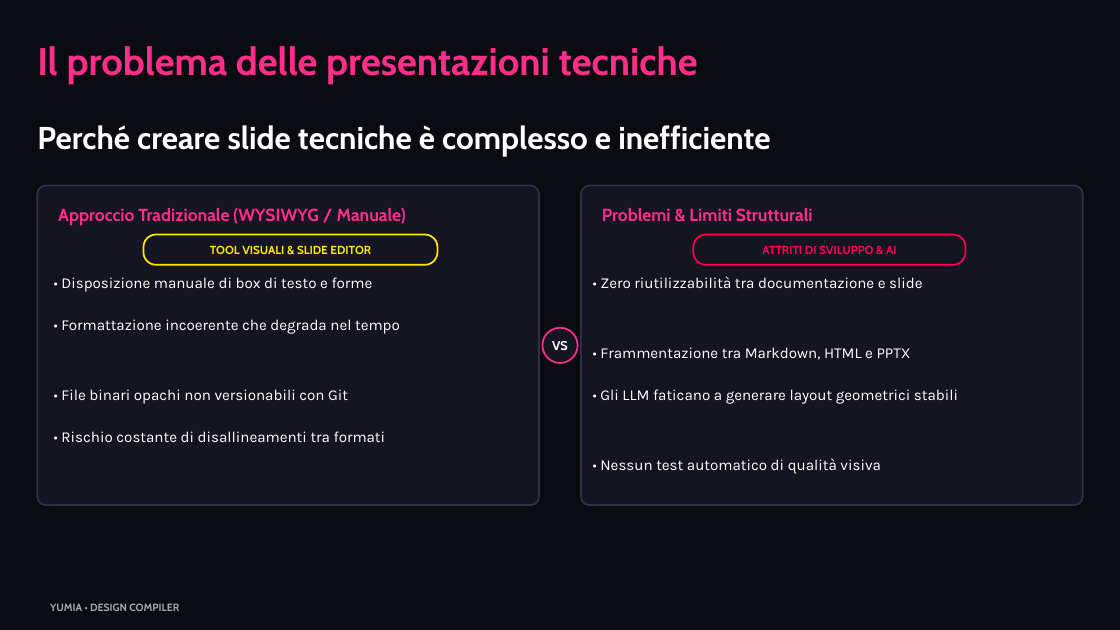
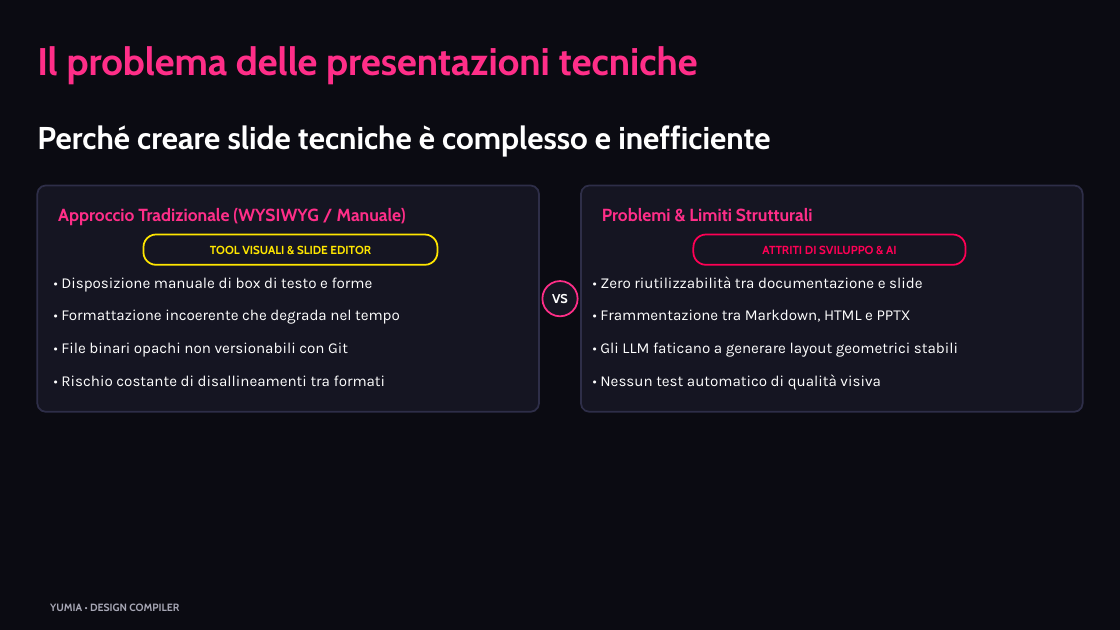
Before and after one commit to biagio-scaglia/Yumia-MD, a slide deck: slide 2 of presentation.pptx. Drawn at 1120x630 pixels with LibreOffice and Linux fonts; fonts in the diff are those of the drawing. Boxes give left, top, right and bottom in pixels: in the first picture for what was removed or moved away, otherwise in the second. Text is boxed around its words. In the diff, an @@ line names an element or a change of style, - is before the commit and + after.

Commit message:
fix(layout,html): prevent grid cards from overflowing slide height
Tighten paragraph/list estimates, densify card packing, and equalize row heights so uneven bullet columns stay closed within 16:9.

```diff
--- a/presentation.pptx
+++ b/presentation.pptx
@@ rounded rectangle: place and size @@
-rounded rectangle at [37, 186, 539, 506]
+rounded rectangle at [37, 186, 539, 412]
@@ rounded rectangle at [37, 186, 539, 412]: proportions changed @@
@@ rounded rectangle at [581, 186, 1083, 412]: proportions changed @@
@@ rounded rectangle: place and size @@
-rounded rectangle at [581, 186, 1083, 506]
+rounded rectangle at [581, 186, 1083, 412]
@@ text "VS": place and size @@
-text "VS" at [552, 341, 568, 350]
+text "VS" at [552, 294, 568, 303]
@@ ellipse: place and size @@
-ellipse at [543, 328, 578, 363]
+ellipse at [543, 281, 578, 317]
@@ text "• Formattazione incoerente che degrada ...": place and size @@
-text "• Formattazione incoerente che degrada ..." at [61, 319, 400, 334]
+text "• Formattazione incoerente che degrada ..." at [61, 309, 400, 324]
@@ text "• Frammentazione tra Markdown, HTML ...": place and size @@
-text "• Frammentazione tra Markdown, HTML ..." at [600, 347, 911, 360]
+text "• Frammentazione tra Markdown, HTML ..." at [600, 309, 911, 322]
@@ text "• File binari opachi non ...": place and size @@
-text "• File binari opachi non ..." at [61, 389, 348, 404]
+text "• File binari opachi non ..." at [61, 342, 348, 357]
@@ text "• Gli LLM faticano a ...": place and size @@
-text "• Gli LLM faticano a ..." at [600, 389, 958, 404]
+text "• Gli LLM faticano a ..." at [600, 342, 958, 357]
@@ text "• Rischio costante di disallineamenti ...": place and size @@
-text "• Rischio costante di disallineamenti ..." at [61, 431, 386, 442]
+text "• Rischio costante di disallineamenti ..." at [61, 375, 386, 386]
@@ text "• Nessun test automatico di ...": place and size @@
-text "• Nessun test automatico di ..." at [600, 458, 881, 474]
+text "• Nessun test automatico di ..." at [600, 374, 881, 390]
```
Also in this commit, not shown: 12 other slides changed, 6 other files.
